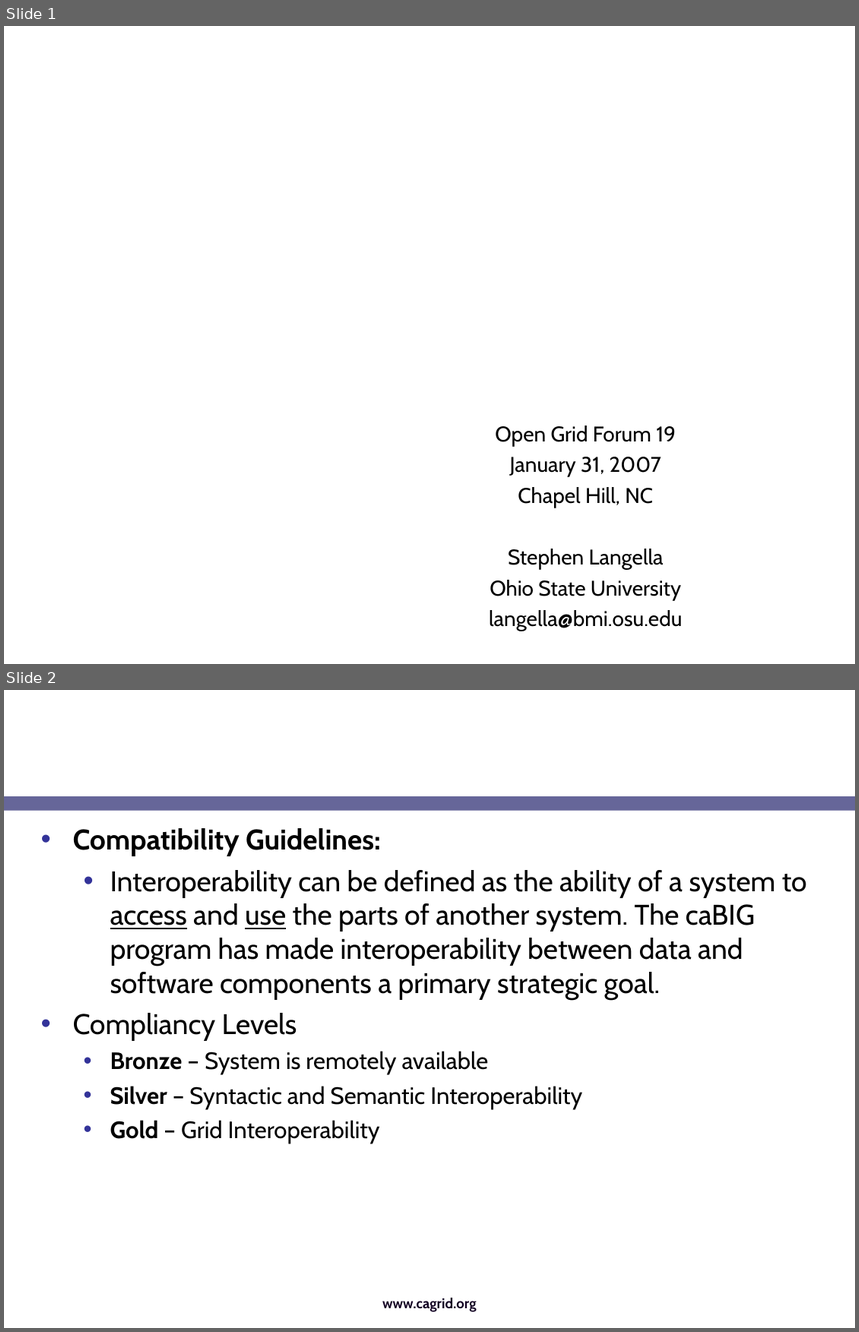
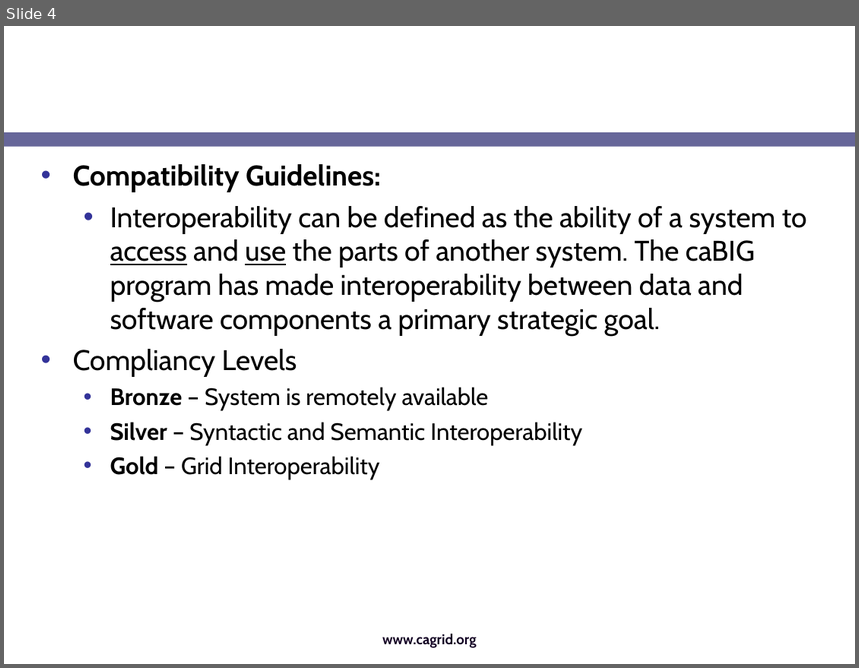
Before and after one commit to NCIP/cagrid-portal, a slide deck: cagrid-1-0/Documentation/presentations/caGrid-amia-spring-2007.ppt. Shown one above the other, each under a label of ours: slides 1 and 2 before the commit, slide 4 after it. The pictures are 859x1332 and 859x668 pixels, drawn with LibreOffice and Linux fonts; fonts in the diff are those of the drawing; background and template pictures are left out. Boxes give left, top, right and bottom in pixels: in the first picture for what was removed or moved away, otherwise in the second. Text is boxed around its words. In the diff, an @@ line names an element or a change of style, - is before the commit and + after.

```diff
--- a/cagrid-1-0/Documentation/presentations/caGrid-amia-spring-2007.ppt
+++ b/cagrid-1-0/Documentation/presentations/caGrid-amia-spring-2007.ppt
@@ slide 1 removed at (4, 26, 855, 664), background picture (left out) @@
@@ title removed at (628, 175, 841, 267) @@
-caGrid
@@ text removed at (489, 426, 682, 632) @@
-Open Grid Forum 19
-January 31, 2007
-Chapel Hill, NC
-Stephen Langella
-Ohio State University
-langella@bmi.osu.edu
@@ what was slide 2 is now slide 4 @@
```
Also in this commit, not shown: 1 slide changed, 4 slides added, 2 other slides removed.
